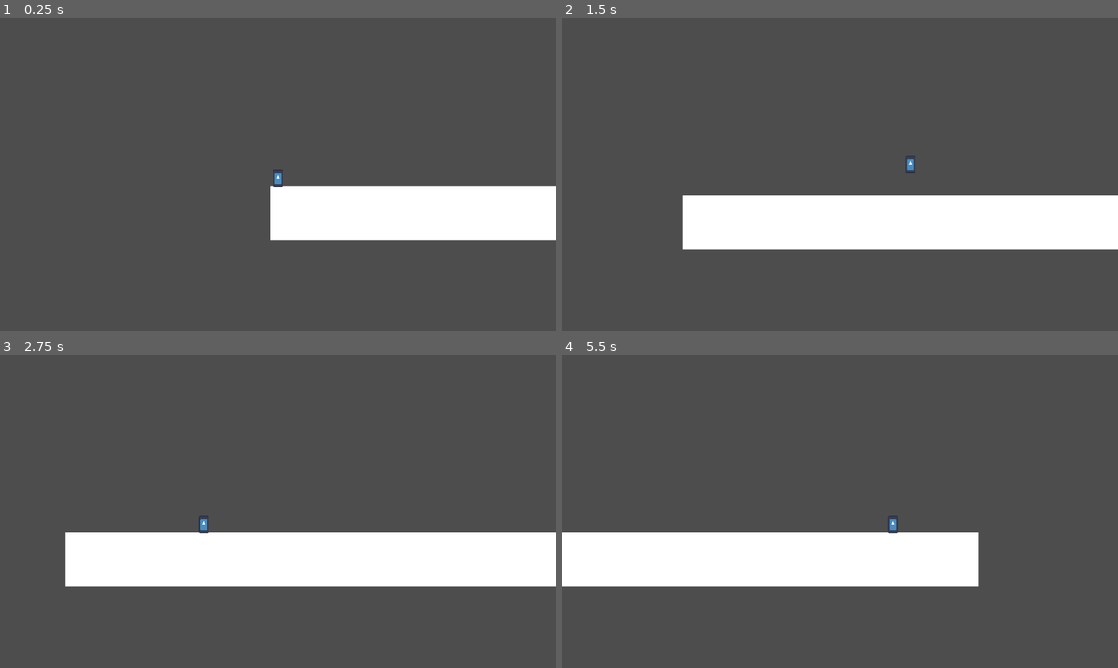
Above: before the commit, frames 1-4 (two rows, left to right).
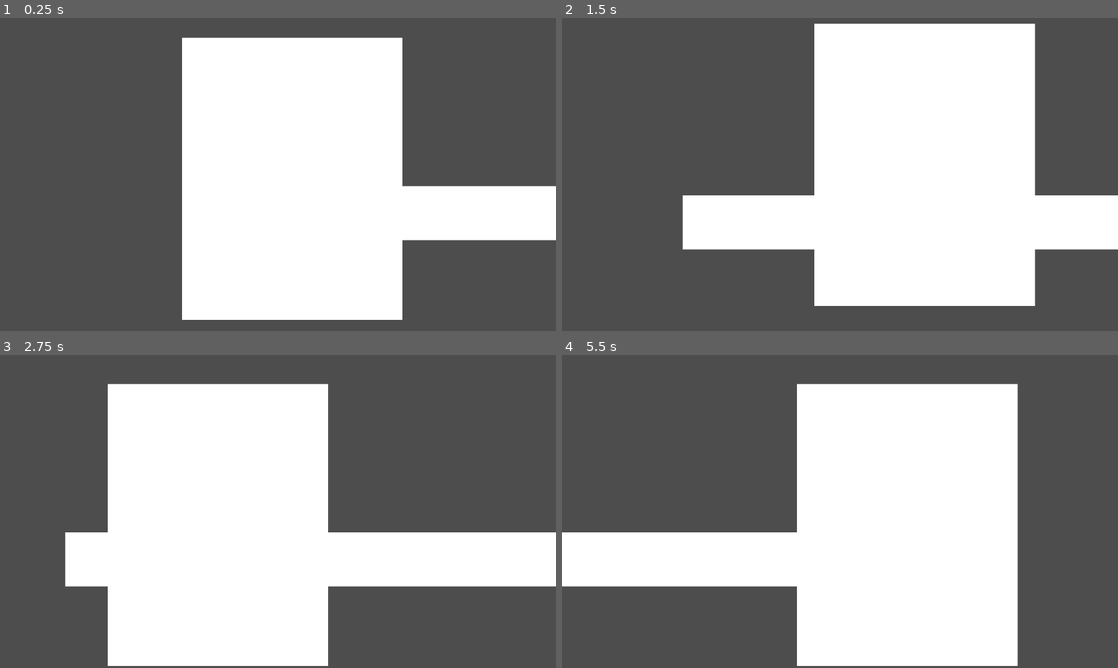
Above: after the commit, the same moments.

Repository: Orosemo/hit-n-run
Game: Godot game, scene res://scenes/test_env.tscn
Two runs of this game, one before a commit and one after it. Both use one fixed random seed, a clock stepped at 60 frames per second and the inputs below. The engine's default icon, where the game draws it, is replaced by a stand-in: a white triangle on a blue panel in a dark square.
Inputs:
- Up to frame 1 (0.25 s): no input
- Up to frame 2 (1.5 s): tap Enter at 0.5 s; hold Shift (run) 0.53-1.28 s; hold D (right) from 0.53 s (still down); tap Space (jump) at 0.77 s; tap Shift (run) at 1.35 s
- Up to frame 3 (2.75 s): tap Space (jump) at 1.52 s; release D (right) at 2.03 s; hold A (left) from 2.03 s (still down); hold Shift (run) from 2.03 s (still down)
- Up to frame 4 (5.5 s): release A (left) at 2.78 s; release Shift (run) at 2.78 s; hold D (right) 2.78-4.28 s; tap Shift (run) at 2.85, 4.35 s; tap Space (jump) at 3.02, 3.77, 4.52 s; hold Shift (run) 3.53-4.28 s; hold A (left) 4.28-5.03 s; hold D (right) from 5.03 s (still down); hold Shift (run) from 5.03 s (still down)

The runs differ from the first frame. In frame 1, 32% of the frame differs, in the area x 32-73%, y 6-97%; in frame 2, 29%; in frame 3, 29%; in frame 4, 30%.

Commit message:
:construction: got on with the inventory (doesn't work at the moment)

Diff:
--- /dev/null
+++ b/color_rect.gd
@@ -0,0 +1,11 @@
+extends ColorRect
+
+
+# Called when the node enters the scene tree for the first time.
+func _ready() -> void:
+	pass # Replace with function body.
+
+
+# Called every frame. 'delta' is the elapsed time since the previous frame.
+func _process(delta: float) -> void:
+	pass
--- /dev/null
+++ b/inventory/Items/subject1.tres
@@ -0,0 +1,10 @@
+[gd_resource type="Resource" script_class="InvItem" format=3 uid="uid://dt7o6y56n3qil"]
+
+[ext_resource type="Script" uid="uid://ibbsua3sr343" path="res://inventory/inventory_item.gd" id="1_oe42i"]
+[ext_resource type="Texture2D" uid="uid://b2yomoha8yq08" path="res://icon.svg" id="2_sitoj"]
+
+[resource]
+script = ExtResource("1_oe42i")
+name = "subject 1"
+texture = ExtResource("2_sitoj")
+metadata/_custom_type_script = "uid://ibbsua3sr343"
--- /dev/null
+++ b/inventory/inv_ui.gd
@@ -0,0 +1,22 @@
+extends Control
+
+var is open = false
+
+func _ready():
+	close()
+
+func _process(delta):
+	if Input.is_action_just_pressed("q"):
+		print("i")
+		if is_open:
+			close()
+		else:
+			open()
+
+func open():
+	self.visible = true
+	is_open = true
+
+func close():
+	visible = false
+	is_open = false
--- /dev/null
+++ b/inventory/inv_ui.tscn
@@ -0,0 +1,12 @@
+[gd_scene format=3 uid="uid://dulqnuc7l7l38"]
+
+[node name="Inv_UI" type="Control" unique_id=715209296]
+layout_mode = 3
+anchors_preset = 0
+offset_right = 40.0
+offset_bottom = 40.0
+
+[node name="ColorRect" type="ColorRect" parent="." unique_id=1033396289]
+layout_mode = 0
+offset_right = 457.0
+offset_bottom = 584.0
--- /dev/null
+++ b/inventory/inventory.gd
@@ -0,0 +1,5 @@
+extends Resource
+
+class_name Inv
+
+@export var items: Array[InvItem]
--- /dev/null
+++ b/inventory/playersinv.tres
@@ -0,0 +1,9 @@
+[gd_resource type="Resource" script_class="Inv" format=3 uid="uid://demehir1gig41"]
+
+[ext_resource type="Script" uid="uid://ibbsua3sr343" path="res://inventory/inventory_item.gd" id="1_6m2ba"]
+[ext_resource type="Resource" uid="uid://dt7o6y56n3qil" path="res://inventory/Items/subject1.tres" id="2_cwuld"]
+[ext_resource type="Script" uid="uid://cftsj72uh52fw" path="res://inventory/inventory.gd" id="3_jvmdt"]
+
+[resource]
+script = ExtResource("3_jvmdt")
+items = Array[ExtResource("1_6m2ba")]([null, null, null, null, null, null, null, null, null, null, null, ExtResource("2_cwuld")])
--- a/project.godot
+++ b/project.godot
@@ -51,6 +51,12 @@
 "events": [Object(InputEventKey,"resource_local_to_scene":false,"resource_name":"","device":-1,"window_id":0,"alt_press …(195 unchanged characters)…
 ]
 }
+open_inventory={
+"deadzone": 0.2,
+"events": [Object(InputEventKey,"resource_local_to_scene":false,"resource_name":"","device":-1,"window_id":0,"alt_pressed":false,"shift_pressed":false,"ctrl_pressed":false,"meta_pressed":false,"pressed":false,"keycode":0,"physical_keycode":81,"key_label":0,"unicode":113,"location":0,"echo":false,"script":null)
+, Object(InputEventKey,"resource_local_to_scene":false,"resource_name":"","device":-1,"window_id":0,"alt_pressed":false,"shift_pressed":false,"ctrl_pressed":false,"meta_pressed":false,"pressed":false,"keycode":0,"physical_keycode":67,"key_label":0,"unicode":99,"location":0,"echo":false,"script":null)
+]
+}
 
 [layer_names]
 
--- a/scenes/test_env.tscn
+++ b/scenes/test_env.tscn
@@ -1,6 +1,8 @@
 [gd_scene format=3 uid="uid://b63wnpfpgypwp"]
 
 [ext_resource type="PackedScene" uid="uid://bip01w6qk85o1" path="res://scenes/player.tscn" id="1_yl55h"]
+[ext_resource type="Resource" uid="uid://demehir1gig41" path="res://inventory/playersinv.tres" id="2_po6i2"]
+[ext_resource type="PackedScene" uid="uid://dulqnuc7l7l38" path="res://inventory/inv_ui.tscn" id="3_wpndf"]
 
 [sub_resource type="RectangleShape2D" id="RectangleShape2D_kyn1l"]
 size = Vector2(1042, 114)
@@ -20,3 +22,10 @@
 
 [node name="player" parent="." unique_id=1911238687 instance=ExtResource("1_yl55h")]
 position = Vector2(16, -24)
+inv = ExtResource("2_po6i2")
+
+[node name="Inv_UI" parent="player" unique_id=715209296 instance=ExtResource("3_wpndf")]
+offset_left = -199.0
+offset_top = -291.0
+offset_right = -159.0
+offset_bottom = -251.0
--- a/scripts/player.gd
+++ b/scripts/player.gd
@@ -5,6 +5,8 @@
 @export var springting_speed := 500.0
 @export var jump_velo := -400.0
 @export var velocity_component: Velocity
+
+@export var inv: Inv
 
 enum States { IDLE, WALKING, SPRINTING, FALLING }
 
Not shown, added: color_rect.gd.uid
Not shown, added: inventory/inv_ui.gd.uid
Not shown, added: inventory/inventory.gd.uid
